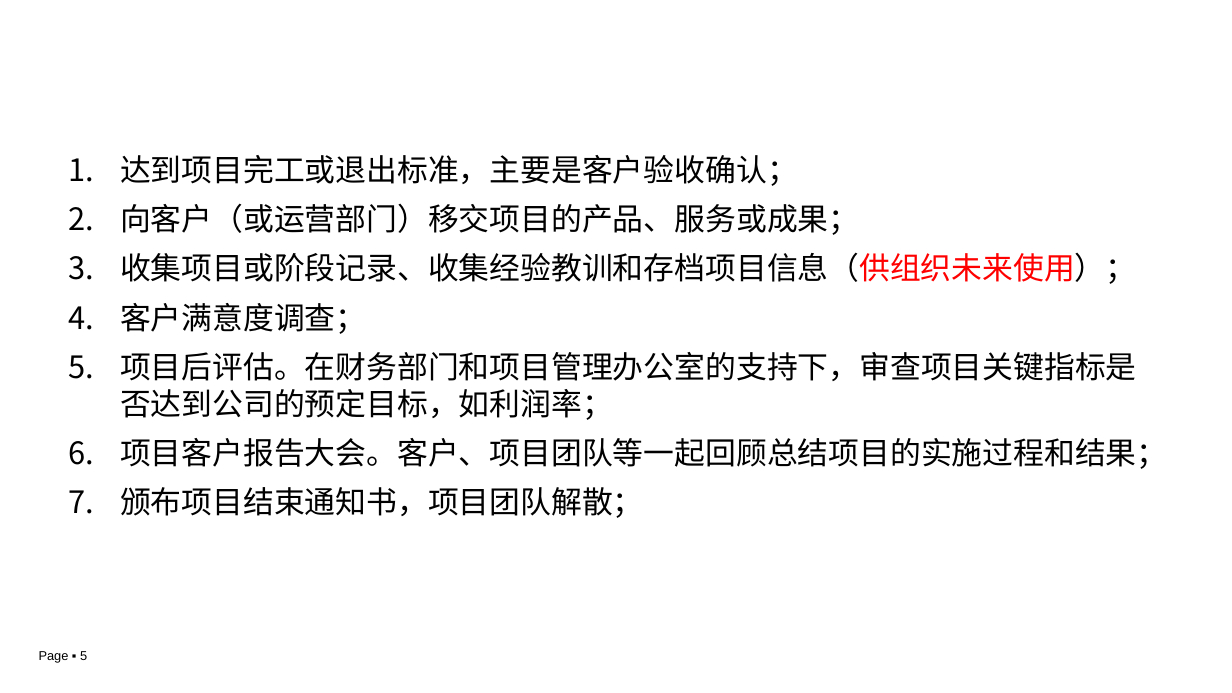
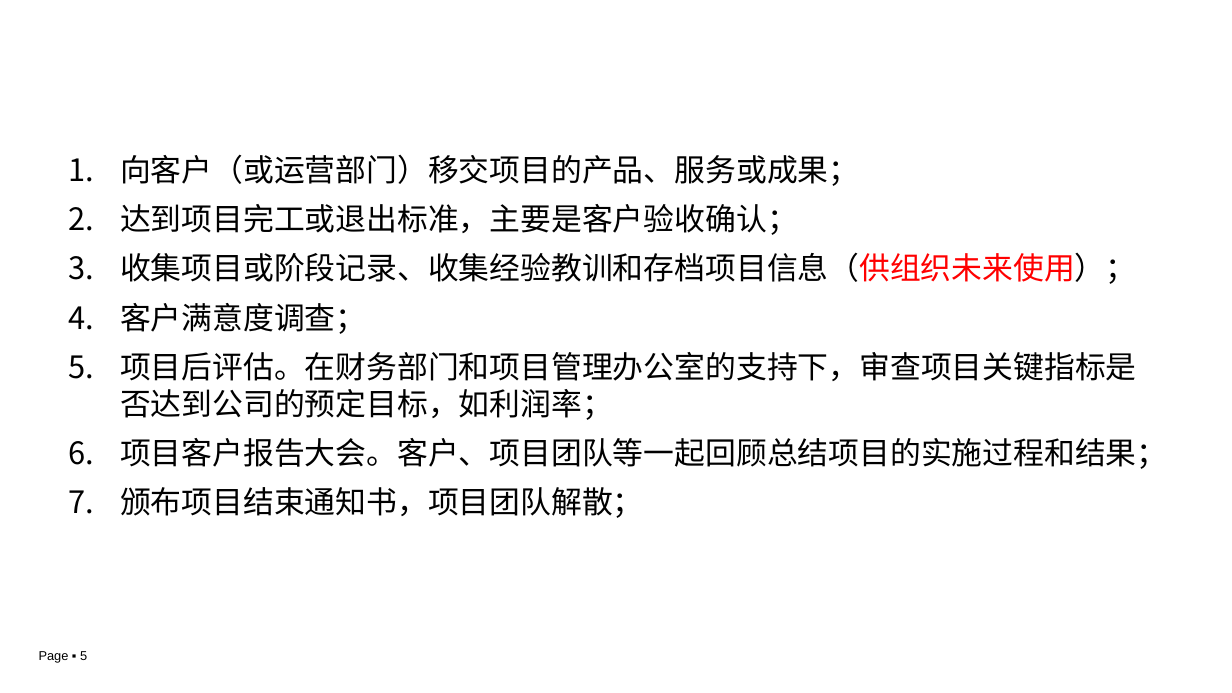
Before and after one commit to edu2act/course-IT-Project-Management, a slide deck: slide 5 of materials/slides/ch05.pptx. Drawn at 1232x693 pixels with LibreOffice and Linux fonts; fonts in the diff are those of the drawing; background and template pictures are left out. Boxes give left, top, right and bottom in pixels: in the first picture for what was removed or moved away, otherwise in the second. Text is boxed around its words. In the diff, an @@ line names an element or a change of style, - is before the commit and + after.

```diff
--- a/materials/slides/ch05.pptx
+++ b/materials/slides/ch05.pptx
@@ text at [120, 154, 859, 186]: paragraph added @@
+  1. 向客户（或运营部门）移交项目的产品、服务或成果；
@@ text at [120, 203, 859, 235]: paragraph removed @@
-  2. 向客户（或运营部门）移交项目的产品、服务或成果；
```
Also in this commit, not shown: 3 other files.
